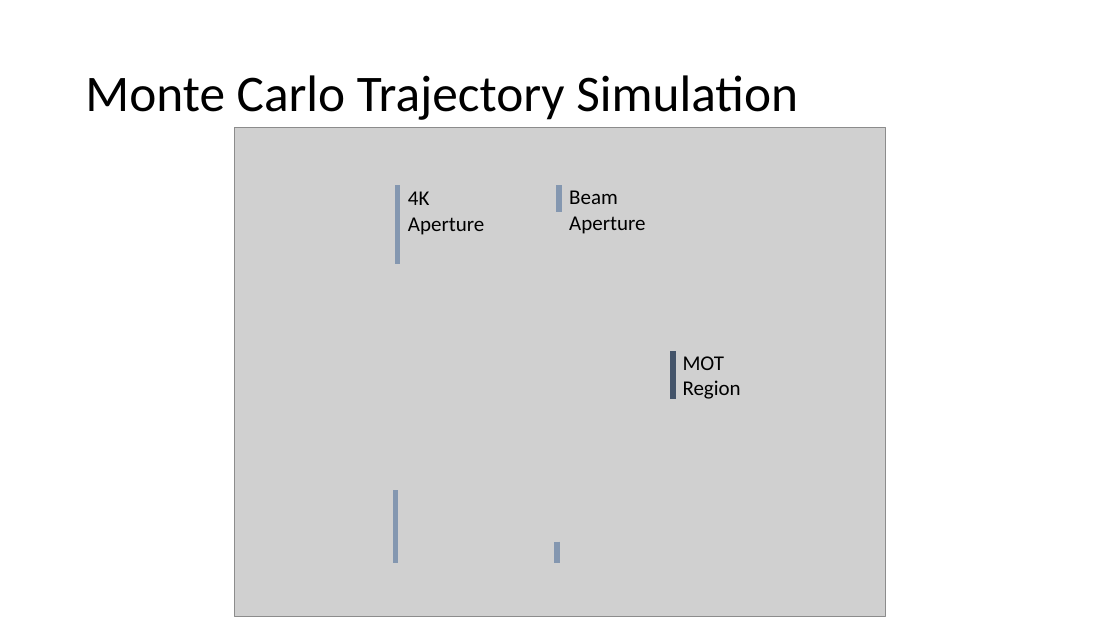
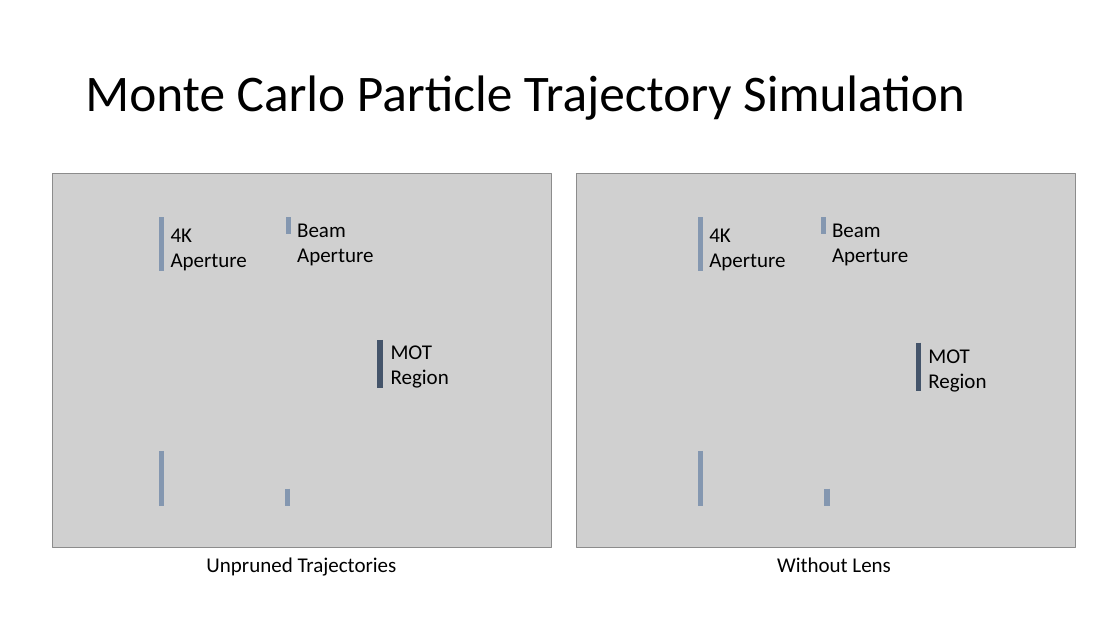
Before and after one commit to Andrew-wi/magnetic_lens, a slide deck: slide 11 of magnetic_lens_monte_carlo/magnetic_lens_jun_18.pptx. Drawn at 1120x630 pixels with LibreOffice and Linux fonts; fonts in the diff are those of the drawing; grey boxes stand for pictures. Boxes give left, top, right and bottom in pixels: in the first picture for what was removed or moved away, otherwise in the second. Text is boxed around its words. In the diff, an @@ line names an element or a change of style, - is before the commit and + after.

```diff
--- a/magnetic_lens_monte_carlo/magnetic_lens_jun_18.pptx
+++ b/magnetic_lens_monte_carlo/magnetic_lens_jun_18.pptx
@@ title at (85, 75, 965, 120): text changed @@
-Monte Carlo Trajectory Simulation
+Monte Carlo Particle Trajectory Simulation
@@ picture added at (52, 173, 551, 547) @@
@@ picture: place and size @@
-picture at (234, 128, 886, 617)
+picture at (576, 173, 1075, 547)
@@ line added from (162, 217) to (162, 271), #8497B0 4.5 pt @@
@@ text added at (171, 228, 247, 271), 18 pt, text #000000 @@
+4K Aperture
@@ line added from (289, 217) to (289, 234), #8497B0 4.5 pt @@
@@ text added at (297, 223, 373, 266), 18 pt, text #000000 @@
+Beam Aperture
@@ line moved from (398, 186) - (398, 264) to (701, 217) - (701, 271) @@
@@ text "4K Aperture": place and size @@
-text "4K Aperture" at (408, 191, 484, 235)
+text "4K Aperture" at (709, 228, 785, 271)
@@ text "Beam Aperture": place and size @@
-text "Beam Aperture" at (569, 190, 645, 234)
+text "Beam Aperture" at (832, 223, 908, 266)
@@ line moved from (560, 186) - (560, 213) to (824, 217) - (824, 234) @@
@@ line added from (380, 340) to (380, 388), #44546A 4.5 pt @@
@@ text added at (391, 345, 449, 388), 18 pt, text #000000 @@
+MOT Region
@@ line moved from (673, 351) - (673, 399) to (919, 343) - (919, 391) @@
@@ text "MOT Region": place and size @@
-text "MOT Region" at (683, 356, 741, 399)
+text "MOT Region" at (928, 349, 986, 392)
@@ line added from (162, 451) to (162, 507), #8497B0 4.5 pt @@
@@ line moved from (396, 491) - (396, 563) to (701, 451) - (701, 507) @@
@@ line added from (287, 489) to (287, 507), #8497B0 4.5 pt @@
@@ line moved from (557, 542) - (557, 563) to (828, 489) - (828, 507) @@
@@ text added at (206, 557, 397, 576), 18 pt, text #000000 @@
+Unpruned Trajectories
@@ text added at (777, 557, 890, 572), 18 pt, text #000000 @@
+Without Lens
```
Also in this commit, not shown: 2 other slides changed, 8 other files.
